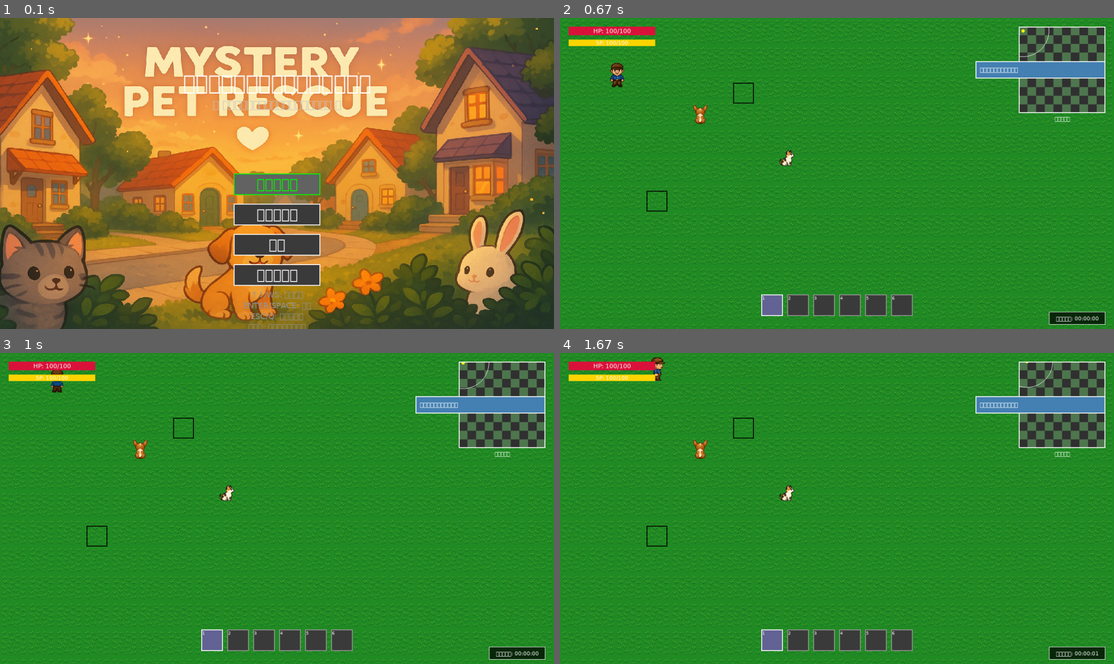
Above: before the commit, frames 1-4 (two rows, left to right).
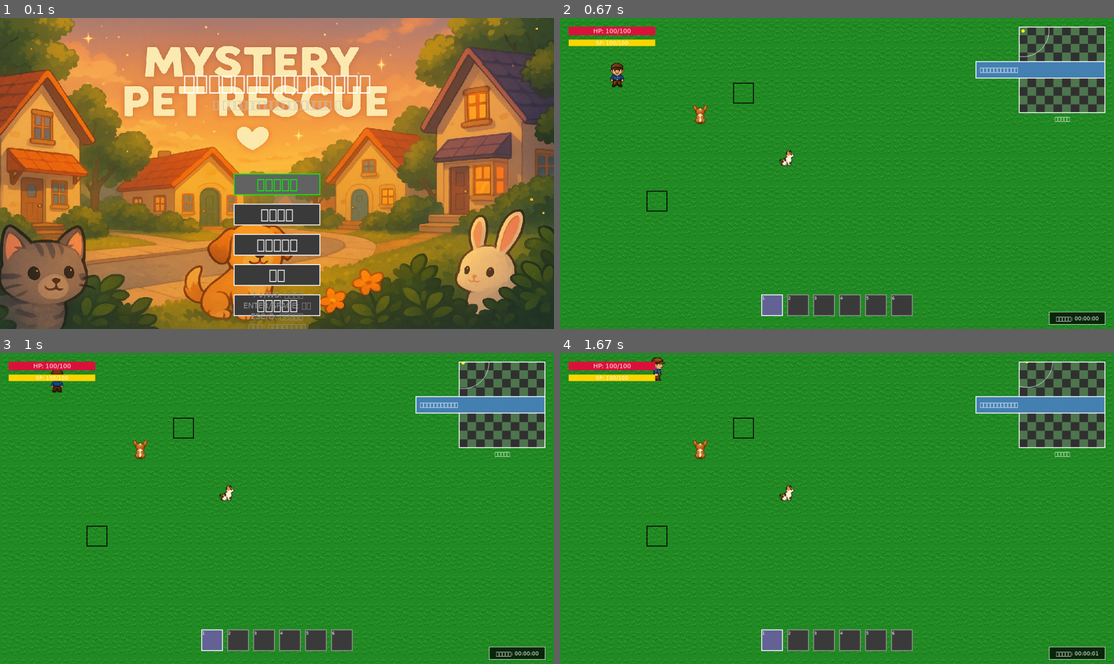
Above: after the commit, the same moments.

Repository: yuichi1000/mystery-pet-rescue
Game: pygame game, started from main.py
Two runs of this game, one before a commit and one after it. Both use one fixed random seed, a clock stepped at 60 frames per second and the inputs below.
Inputs (mouse positions are in pixels of both pictures, inside the frame that each line leads up to):
- Up to frame 1 (0.1 s): no input
- Up to frame 2 (0.67 s): click "ゲーム開始" at 0.38 s
- Up to frame 3 (1 s): hold Up from 0.67 s (still down); move the mouse to (254, 520) at 0.7 s
- Up to frame 4 (1.67 s): release Up at 1.13 s; hold Right 1.17-1.63 s

The runs differ from the first frame. In frame 1, 1.6% of the frame differs, in the area x 42-58%, y 61-96%; in frame 2, nothing differs; in frame 3, nothing differs; in frame 4, nothing differs.

Commit message:
メニューに「続きから」項目を追加
- デモで不足していたメニュー項目を復元
- メニュー構成を5項目に修正:
  1. ゲーム開始
  2. 続きから
  3. ペット図鑑
  4. 設定
  5. ゲーム終了

Diff:
--- a/src/scenes/menu.py
+++ b/src/scenes/menu.py
@@ -80,7 +80,8 @@
         # メニューアイテムを作成
         menu_data = [
             ("ゲーム開始", "game"),
-            ("ペット図鑑", "pet_collection"),  # デモで動作していた機能
+            ("続きから", "load"),  # 足りなかったメニュー項目
+            ("ペット図鑑", "pet_collection"),
             ("設定", "settings"),
             ("ゲーム終了", "quit")
         ]
